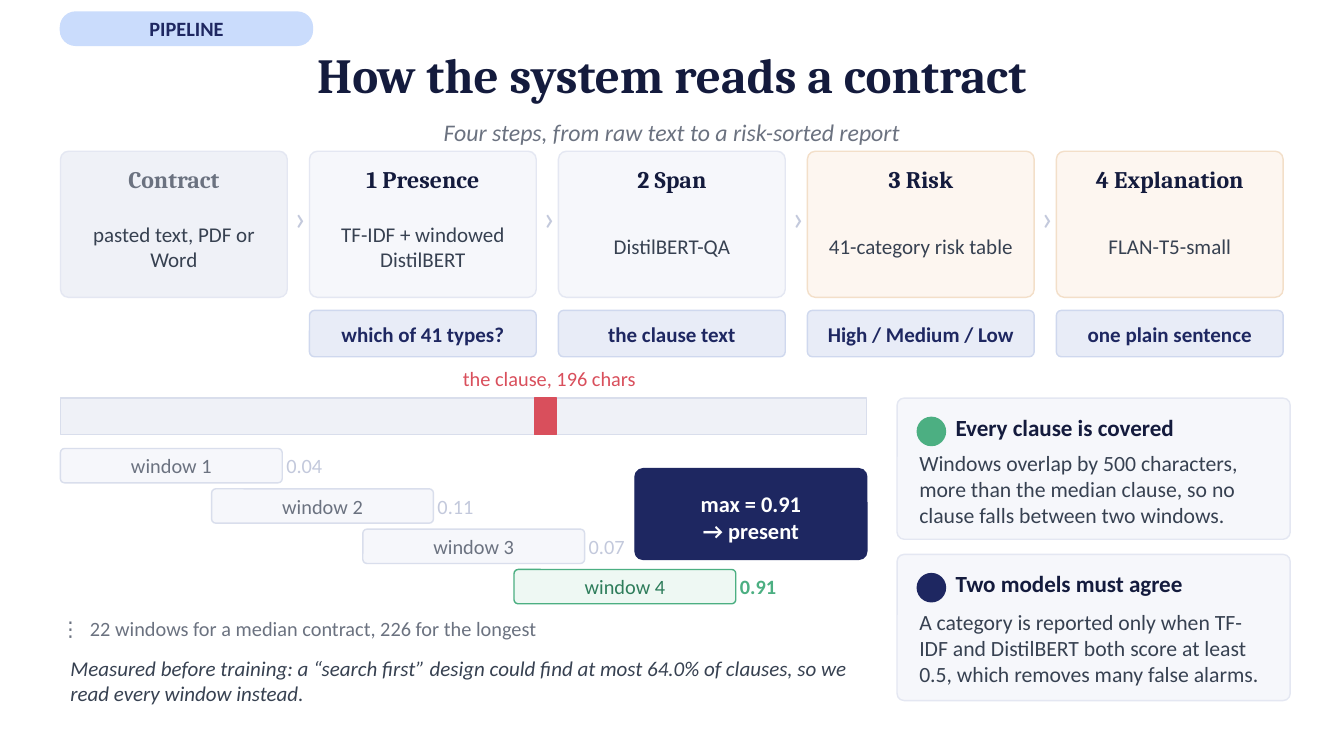
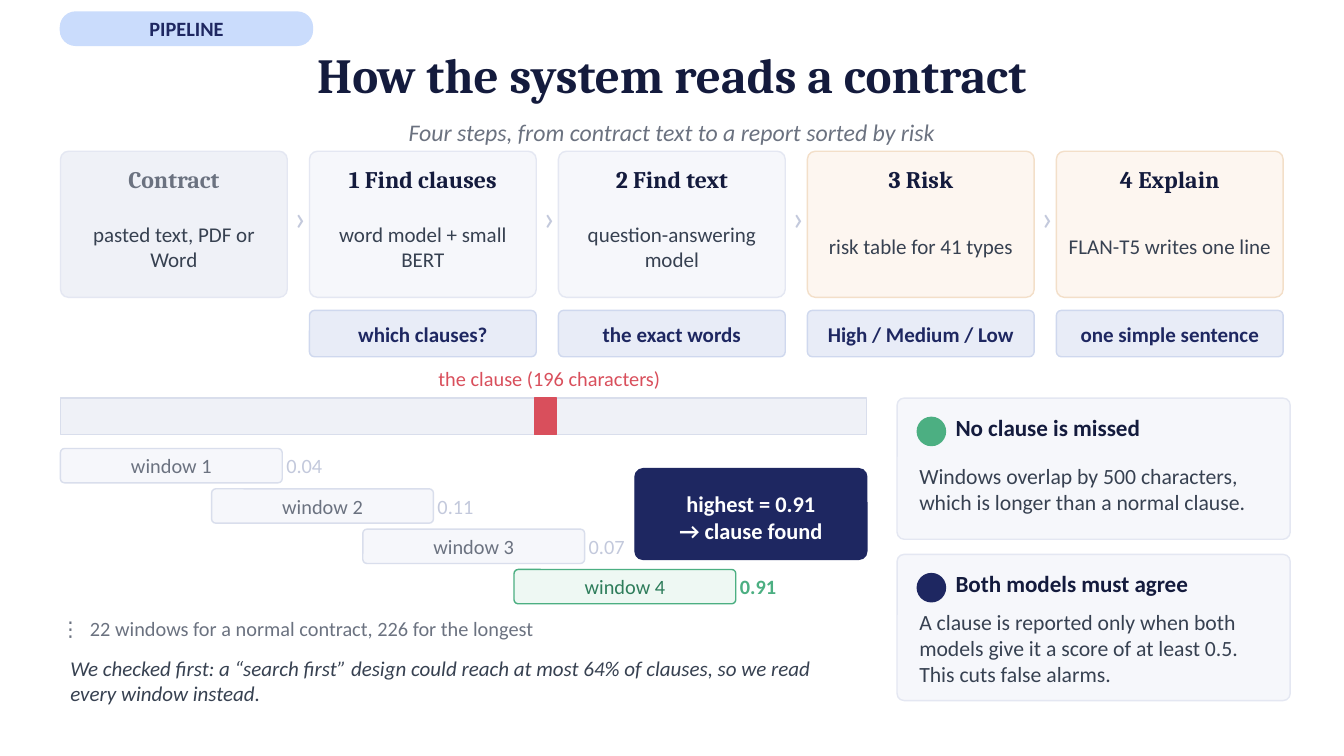
Before and after one commit to afnanmz168/clausify-p3, a slide deck: slide 6 of P25301051-p3-presentation-15-slides.pptx. Drawn at 1344x756 pixels with LibreOffice and Linux fonts; fonts in the diff are those of the drawing. Boxes give left, top, right and bottom in pixels: in the first picture for what was removed or moved away, otherwise in the second. Text is boxed around its words. In the diff, an @@ line names an element or a change of style, - is before the commit and + after.

```diff
--- a/P25301051-p3-presentation-15-slides.pptx
+++ b/P25301051-p3-presentation-15-slides.pptx
@@ text at [409,124,935,145]: text changed @@
-Four steps, from raw text to a risk-sorted report
+Four steps, from contract text to a report sorted by risk
@@ text at [349,171,496,188]: text changed @@
-1 Presence
+1 Find clauses
@@ text at [616,171,727,188]: text changed @@
-2 Span
+2 Find text
@@ text at [1120,171,1219,193]: text changed @@
-4 Explanation
+4 Explain
@@ text at [339,227,507,267]: text changed @@
-TF-IDF + windowed DistilBERT
+word model + small BERT
@@ text at [588,227,756,267]: text changed @@
-DistilBERT-QA
+question-answering model
@@ text at [829,239,1012,258]: text changed @@
-41-category risk table
+risk table for 41 types
@@ text at [1069,239,1270,254]: text changed @@
-FLAN-T5-small
+FLAN-T5 writes one line
@@ text at [358,327,488,342]: text changed @@
-which of 41 types?
+which clauses?
@@ text at [603,327,741,342]: text changed @@
-the clause text
+the exact words
@@ text at [1081,327,1259,346]: text changed @@
-one plain sentence
+one simple sentence
@@ text at [438,371,661,389]: text changed @@
-the clause, 196 chars
+the clause (196 characters)
@@ text at [956,419,1140,436]: text changed @@
-Every clause is covered
+No clause is missed
@@ text at [919,469,1245,514]: text changed @@
-Windows overlap by 500 characters, more than the median clause, so no clause falls between two windows.
+Windows overlap by 500 characters, which is longer than a normal clause.
@@ text at [686,496,823,539]: text changed @@
-max = 0.91
-→ present
+highest = 0.91
+→ clause found
@@ text at [956,575,1188,596]: text changed @@
-Two models must agree
+Both models must agree
@@ text at [90,622,533,640]: text changed @@
-⋮ 22 windows for a median contract, 226 for the longest
+⋮ 22 windows for a normal contract, 226 for the longest
@@ text at [919,615,1238,682]: text changed @@
-A category is reported only when TF-IDF and DistilBERT both score at least 0.5, which removes many false alarms.
+A clause is reported only when both models give it a score of at least 0.5. This cuts false alarms.
@@ text at [70,661,810,705]: text changed @@
-Measured before training: a “search first” design could find at most 64.0% of clauses, so we read every window instead.
+We checked first: a “search first” design could reach at most 64% of clauses, so we read every window instead.
```
Also in this commit, not shown: 13 other slides changed.
